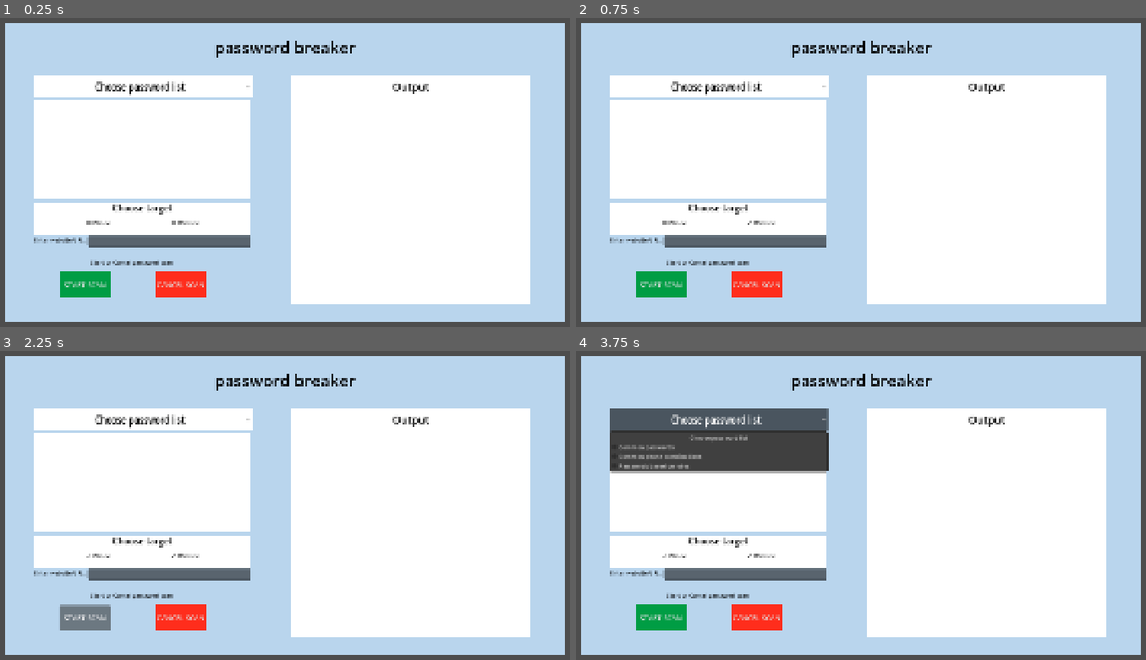
Above: before the commit, frames 1-4 (two rows, left to right).
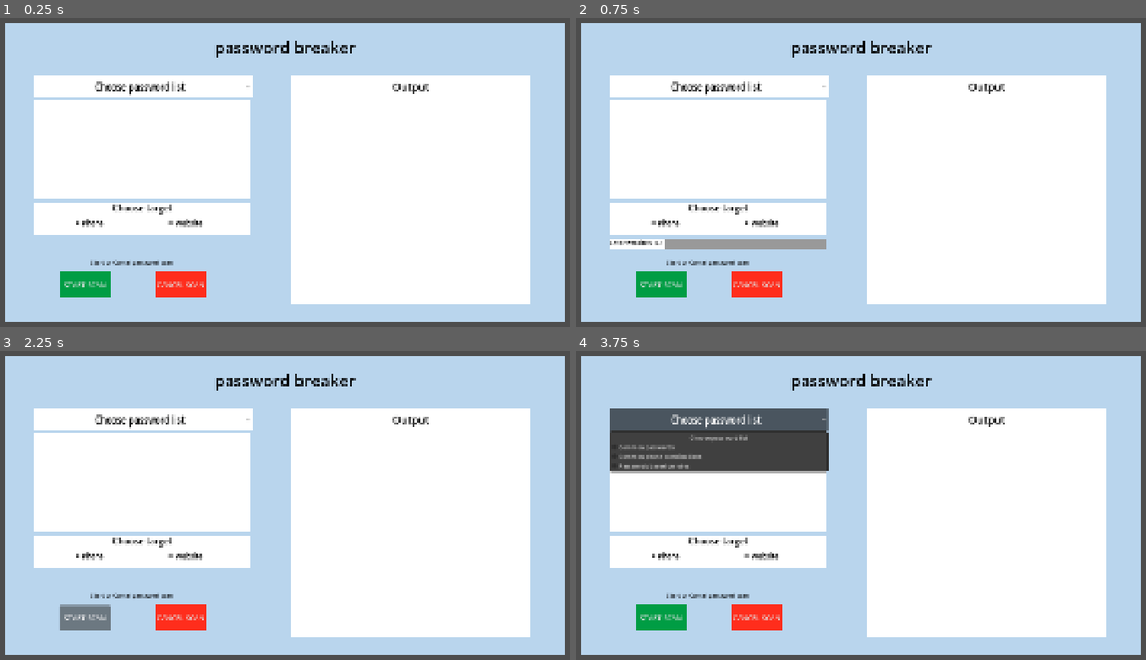
Above: after the commit, the same moments.

Repository: sandre-to/bachelor2026-frontend
Game: Godot game, scene res://assets/tools/password_breaker/web_exploit.tscn
Same seed, same stepped clock (60 frames per second), same inputs: the game is played once before the commit and once after it. This scene is started directly instead of the project's main scene.
Inputs:
- Up to frame 1 (0.25 s): no input
- Up to frame 2 (0.75 s): click "Website" at 0.5 s
- Up to frame 3 (2.25 s): click "Phone" at 1.25 s; click "START SCAN" at 2 s
- Up to frame 4 (3.75 s): click "START SCAN" at 2.75 s; click "Choose password list" at 3.5 s

The runs differ from the first frame. In frame 1, 1.5% of the frame differs, in the area x 5-44%, y 65-75%; in frame 2, 1.8%; in frame 3, 1.5%; in frame 4, 1.5%.

Commit message:
added url input

Diff:
--- a/assets/tools/password_breaker/web_exploit.gd
+++ b/assets/tools/password_breaker/web_exploit.gd
@@ -3,9 +3,20 @@
 
 @onready var list: Panel = $Panel/List
 @onready var passwords: RichTextLabel = %Passwords
+@onready var url_line_edit: LineEdit = %"URL LineEdit"
+@onready var button_scan: Button = %ButtonScan
+@onready var button_cancel: Button = %ButtonCancel
+@onready var check_box_phone: CheckBox = %CheckBoxPhone
+@onready var check_box_website: CheckBox = %CheckBoxWebsite
+@onready var panel_url: Panel = %PanelURL
+@onready var label_url: Label = %LabelURL
+
+
+
 
 func _ready() -> void:
-	pass
+	check_box_phone.pressed.connect(_on_button_phone_pressed)
+	check_box_website.pressed.connect(_on_button_website_pressed)
 
 func _load_password_list(path: String) -> void:
 	var file = FileAccess.open(path, FileAccess.READ)
@@ -22,3 +33,16 @@
 			_load_password_list("res://assets/tools/password_breaker/liste2.txt")
 		_:
 			list.show()
+
+#func _write_URL() -> void:
+func _on_button_phone_pressed():
+	print("button pressed")
+	panel_url.hide()
+	label_url.hide()
+	url_line_edit.hide()
+
+func _on_button_website_pressed():
+	print("meow")
+	panel_url.show()
+	label_url.show()
+	url_line_edit.show()
--- a/assets/tools/password_breaker/web_exploit.tscn
+++ b/assets/tools/password_breaker/web_exploit.tscn
@@ -26,6 +26,13 @@
 
 [sub_resource type="StyleBoxFlat" id="StyleBoxFlat_u3kj1"]
 bg_color = Color(1, 1, 1, 1)
+
+[sub_resource type="ButtonGroup" id="ButtonGroup_egofj"]
+
+[sub_resource type="StyleBoxFlat" id="StyleBoxFlat_nj1we"]
+bg_color = Color(1, 1, 1, 1)
+
+[sub_resource type="StyleBoxFlat" id="StyleBoxFlat_54ywk"]
 
 [sub_resource type="StyleBoxFlat" id="StyleBoxFlat_m8iv8"]
 bg_color = Color(0, 0.6132995, 0.2677272, 1)
@@ -141,6 +148,7 @@
 offset_right = 52.0
 offset_bottom = 52.75
 grow_horizontal = 2
+theme_override_font_sizes/font_size = 25
 text = "Output"
 label_settings = SubResource("LabelSettings_cjvjx")
 
@@ -191,47 +199,71 @@
 text = "Choose target"
 horizontal_alignment = 1
 
-[node name="CheckBox2" type="CheckBox" parent="Panel" unique_id=1520066679]
-layout_mode = 0
-offset_left = 462.75
+[node name="CheckBoxPhone" type="CheckBox" parent="Panel" unique_id=427120215]
+unique_name_in_owner = true
+layout_mode = 0
+offset_left = 190.75
 offset_top = 531.75
-offset_right = 710.75
+offset_right = 438.75
+offset_bottom = 603.75
+theme_override_colors/font_color = Color(0, 0, 0, 1)
+theme_override_colors/font_pressed_color = Color(0, 0, 0, 1)
+theme_override_colors/font_hover_color = Color(7.460266e-07, 0, 0.40340742, 1)
+theme_override_colors/font_hover_pressed_color = Color(0, 0, 0, 1)
+theme_override_font_sizes/font_size = 20
+button_pressed = true
+button_group = SubResource("ButtonGroup_egofj")
+text = "Phone"
+
+[node name="CheckBoxWebsite" type="CheckBox" parent="Panel" unique_id=1520066679]
+unique_name_in_owner = true
+layout_mode = 0
+offset_left = 454.75
+offset_top = 531.75
+offset_right = 702.75
 offset_bottom = 603.75
 theme_override_colors/font_color = Color(0, 0, 0, 1)
 theme_override_colors/font_pressed_color = Color(0, 0, 0, 1)
 theme_override_colors/font_hover_color = Color(0, 0, 0.40392157, 1)
 theme_override_colors/font_hover_pressed_color = Color(0, 0, 0, 1)
+theme_override_font_sizes/font_size = 20
+button_group = SubResource("ButtonGroup_egofj")
 text = "Website"
 
-[node name="CheckBox" type="CheckBox" parent="Panel" unique_id=427120215]
-layout_mode = 0
-offset_left = 222.75
-offset_top = 531.75
-offset_right = 470.75
-offset_bottom = 603.75
-theme_override_colors/font_color = Color(0, 0, 0, 1)
-theme_override_colors/font_pressed_color = Color(0, 0, 0, 1)
-theme_override_colors/font_hover_color = Color(7.460266e-07, 0, 0.40340742, 1)
-theme_override_colors/font_hover_pressed_color = Color(0, 0, 0, 1)
-text = "Phone"
-
-[node name="Label4" type="Label" parent="Panel" unique_id=1906201159]
-layout_mode = 0
-offset_left = 78.75
-offset_top = 603.75
+[node name="PanelURL" type="Panel" parent="Panel" unique_id=875950719]
+unique_name_in_owner = true
+visible = false
+layout_mode = 0
+offset_left = 78.75
+offset_top = 611.75
+offset_right = 230.75
+offset_bottom = 643.75
+theme_override_styles/panel = SubResource("StyleBoxFlat_nj1we")
+
+[node name="LabelURL" type="Label" parent="Panel" unique_id=1906201159]
+unique_name_in_owner = true
+visible = false
+layout_mode = 0
+offset_left = 78.75
+offset_top = 611.75
+offset_right = 230.75
+offset_bottom = 643.75
+theme_override_colors/font_color = Color(0, 0, 0, 1)
+text = "Enter website URL: "
+
+[node name="URL LineEdit" type="LineEdit" parent="Panel" unique_id=1276570502]
+unique_name_in_owner = true
+visible = false
+layout_mode = 0
+offset_left = 230.75
+offset_top = 611.75
 offset_right = 694.75
-offset_bottom = 651.75
-theme_override_colors/font_color = Color(0, 0, 0, 1)
-text = "Enter website URL: "
-
-[node name="LineEdit" type="LineEdit" parent="Panel" unique_id=1276570502]
-layout_mode = 0
-offset_left = 230.75
-offset_top = 603.75
-offset_right = 694.75
-offset_bottom = 634.75
+offset_bottom = 642.75
+theme_override_colors/font_color = Color(0, 0, 0, 1)
+theme_override_styles/normal = SubResource("StyleBoxFlat_54ywk")
 
 [node name="ButtonScan" type="Button" parent="." unique_id=1768765191]
+unique_name_in_owner = true
 layout_mode = 0
 offset_left = 320.0
 offset_top = 824.0
@@ -242,6 +274,7 @@
 text = "START SCAN"
 
 [node name="ButtonCancel" type="Button" parent="." unique_id=1800074413]
+unique_name_in_owner = true
 layout_mode = 0
 offset_left = 592.0
 offset_top = 824.0
